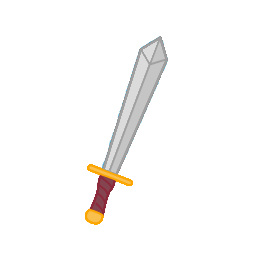
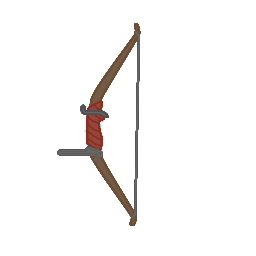
Layered file, before and after one edit (256x256). Changes by layer:
removed group "Frame Idle copy #8" (5 layers) over (85, 36, 168, 225)
removed group "Frame Idle copy #7" (5 layers) over (85, 36, 168, 225)
removed group "Frame Idle copy #6" (5 layers) over (85, 36, 168, 225)
removed group "Frame Idle copy #5" (5 layers) over (85, 36, 168, 225)
removed group "Frame Idle copy #4" (5 layers) over (85, 36, 168, 225)
added group "Frame 14 copy #14" with 7 layers above "Frame 14 copy #13" over (57, 23, 141, 226)
added group "Frame 14 copy #13" with 7 layers above "Frame 14 copy #12" over (57, 23, 141, 226)
added group "Frame 14 copy #12" with 7 layers above "Frame 14 copy #11" over (57, 23, 141, 226)
added group "Frame 14 copy #11" with 7 layers above "Frame 14 copy #10" over (57, 23, 141, 226)
added group "Frame 14 copy #10" with 7 layers above "Frame 14 copy #9" over (57, 23, 141, 226)
added group "Frame 14 copy #9" with 7 layers above "Frame 14 copy #8" over (57, 23, 141, 226)
added group "Frame 14 copy #8" with 7 layers above "Frame 14 copy #7" over (57, 23, 141, 226)
added group "Frame 14 copy #7" with 7 layers above "Frame 14 copy #6" over (57, 23, 141, 226)
added group "Frame 14 copy #6" with 7 layers above "Frame 14 copy #5" over (57, 23, 141, 226)
added group "Frame 14 copy #5" with 7 layers above "Frame 14 copy #4" over (57, 23, 141, 226)
added group "Frame 14 copy #4" with 7 layers above "Frame 14 copy #3" over (57, 23, 141, 226)
added group "Frame 14 copy #3" with 7 layers above "Frame 14 copy #2" over (57, 23, 141, 226)
added group "Frame 14 copy #2" with 7 layers above "Frame 14 copy #1" over (57, 23, 141, 226)
added group "Frame 14 copy #1" with 7 layers above "Frame 14 copy" over (57, 23, 141, 226)
added group "Frame 14 copy" with 7 layers above "Frame 14" over (57, 23, 141, 226)
added group "Frame Return" with 7 layers over (57, 23, 141, 226)
…and 295 more changes (121 added, 53 painted, 121 removed, 25 stack)
